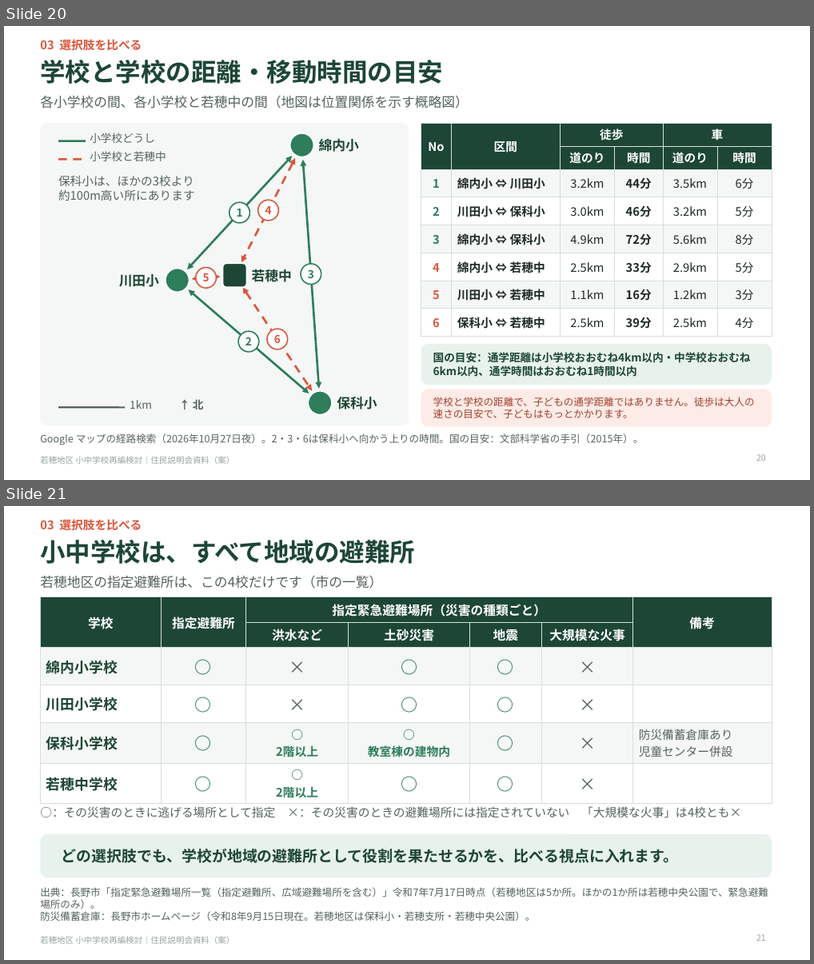
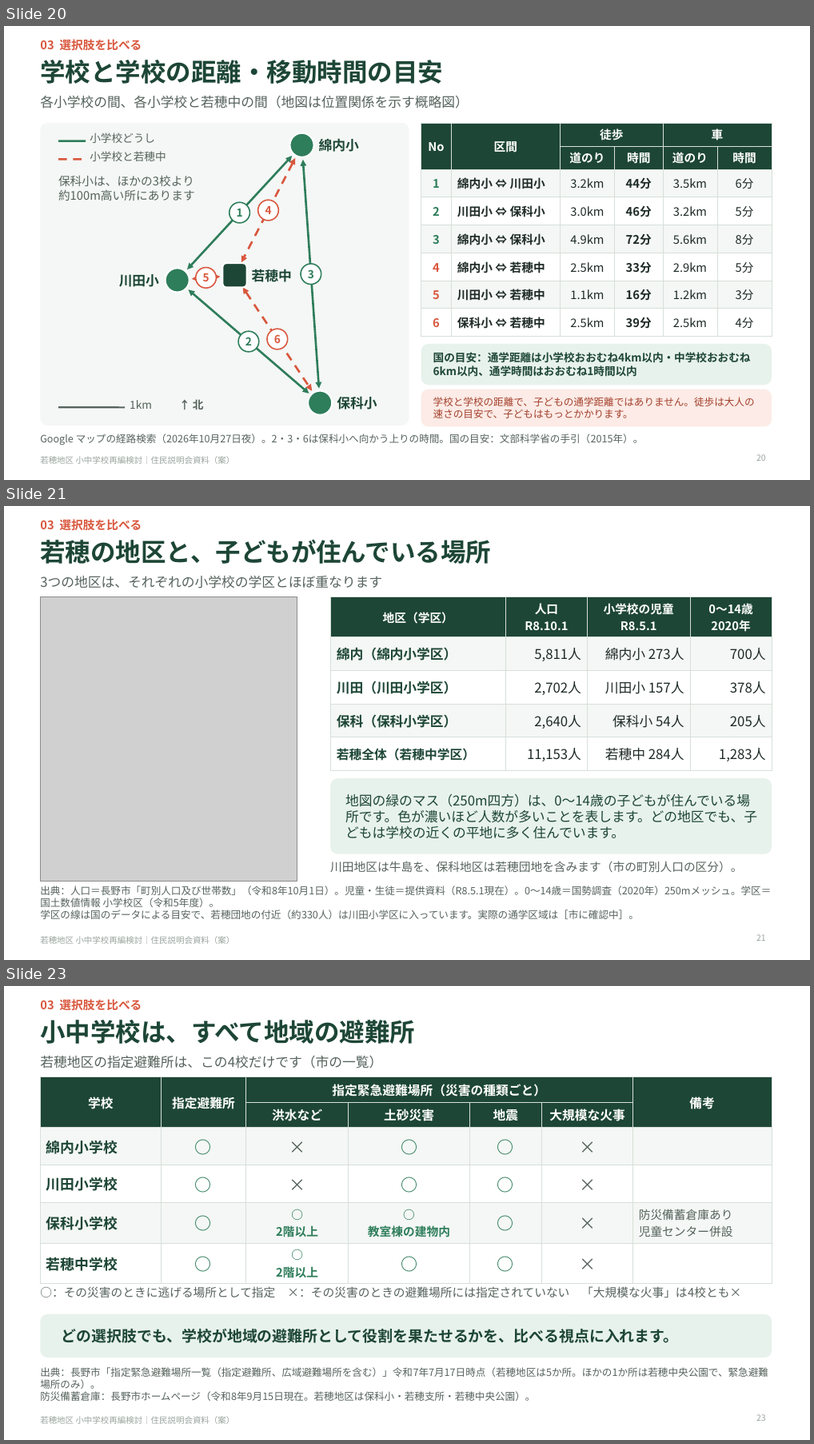
Before and after one commit to Masaki12008/GS, a slide deck: output/若穂地区_住民説明会資料.pptx. Shown one above the other, each under a label of ours: slides 20 and 21 before the commit, slides 20, 21 and 23 after it; the slides between them are not shown. The pictures are 814x964 and 814x1444 pixels, drawn with LibreOffice and Linux fonts; fonts in the diff are those of the drawing; grey boxes stand for pictures. Boxes give left, top, right and bottom in pixels: in the first picture for what was removed or moved away, otherwise in the second. Text is boxed around its words. In the diff, an @@ line names an element or a change of style, - is before the commit and + after.

```diff
--- a/output/若穂地区_住民説明会資料.pptx
+++ b/output/若穂地区_住民説明会資料.pptx
@@ slide 21 added at (4,506,810,960), background #FFFFFF; not listed: 1 template element that a slide beside it also shows @@
@@ text added at (40,519,142,531), 14 pt, text #D9573E, bold @@
+03 選択肢を比べる
@@ title added at (40,540,491,564), 30 pt, text #1D4636, bold @@
+若穂の地区と、子どもが住んでいる場所
@@ text added at (40,576,382,588), 16 pt, text #56635D @@
+3つの地区は、それぞれの小学校の学区とほぼ重なります
@@ picture added at (40,596,298,881) @@
@@ table added at (330,596,772,764), 5 rows, 4 columns @@
+地区（学区） | 人口 / R8.10.1 | 小学校の児童 / R8.5.1 | 0〜14歳 / 2020年
+綿内（綿内小学区） | 5,811人 | 綿内小 273人 | 700人
+川田（川田小学区） | 2,702人 | 川田小 157人 | 378人
+保科（保科小学区） | 2,640人 | 保科小 54人 | 205人
+若穂全体（若穂中学区） | 11,153人 | 若穂中 284人 | 1,283人
@@ rounded rectangle added at (330,778,772,854), fill #E8F2EC @@
@@ text added at (346,794,758,839), 16 pt, text #1D4636 @@
+地図の緑のマス（250m四方）は、0〜14歳の子どもが住んでいる場所です。色が濃いほど人数が多いことを表します。どの地区でも、子どもは学校の近くの平地に多く住んでいます。
@@ text added at (330,860,742,872), 14 pt, text #56635D @@
+川田地区は牛島を、保科地区は若穂団地を含みます（市の町別人口の区分）。
@@ text added at (40,885,771,919), 12 pt, text #56635D @@
+出典：人口＝長野市「町別人口及び世帯数」（令和8年10月1日）。児童・生徒＝提供資料（R8.5.1現在）。0〜14歳＝国勢調査（2020年）250mメッシュ。学区＝国土数値情報 小学校区（令和5年度）。
+学区の線は国のデータによる目安で、若穂団地の付近（約330人）は川田小学区に入っています。実際の通学区域は［市に確認中］。
@@ page number added at (757,934,766,940), 10 pt, text #9AA59F @@
+21
@@ what was slide 21 is now slide 23 @@
```
Also in this commit, not shown: 1 slide changed, 3 other slides added, 16 other files.
